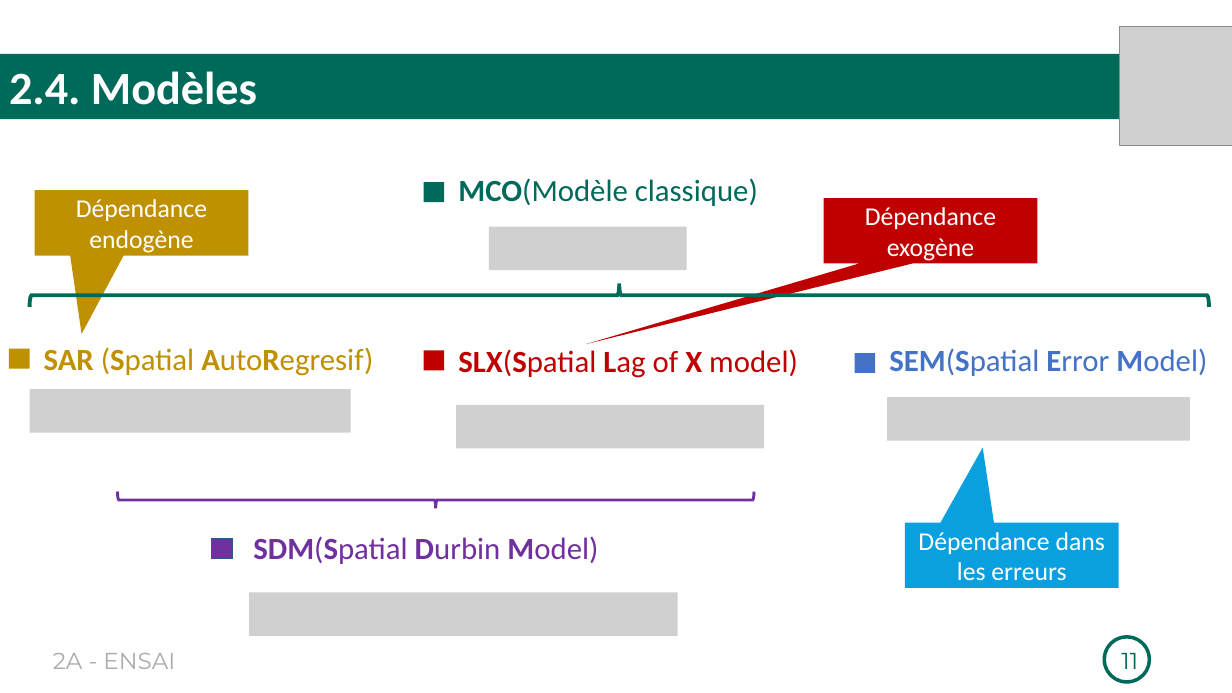
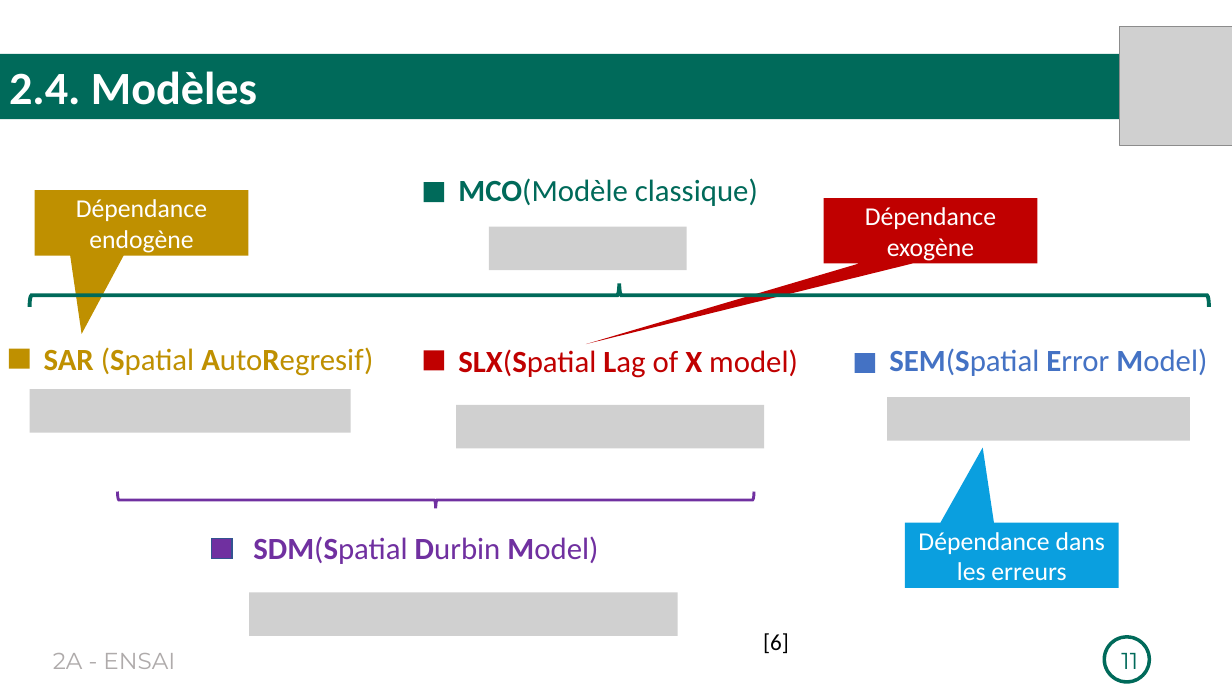
Before and after one commit to Richard-GOZAN/Projet-Stat-2A-Ensai, a slide deck: slide 11 of Présentation/Soutenance_Groupe25.pptx. Drawn at 1232x693 pixels with LibreOffice and Linux fonts; fonts in the diff are those of the drawing; grey boxes stand for pictures. Boxes give left, top, right and bottom in pixels: in the first picture for what was removed or moved away, otherwise in the second. Text is boxed around its words. In the diff, an @@ line names an element or a change of style, - is before the commit and + after.

```diff
--- a/Présentation/Soutenance_Groupe25.pptx
+++ b/Présentation/Soutenance_Groupe25.pptx
@@ text added at [763, 633, 789, 653], 18 pt, text #000000 @@
+[6]
```
Also in this commit, not shown: 1 other slide changed, 1 slide added.
